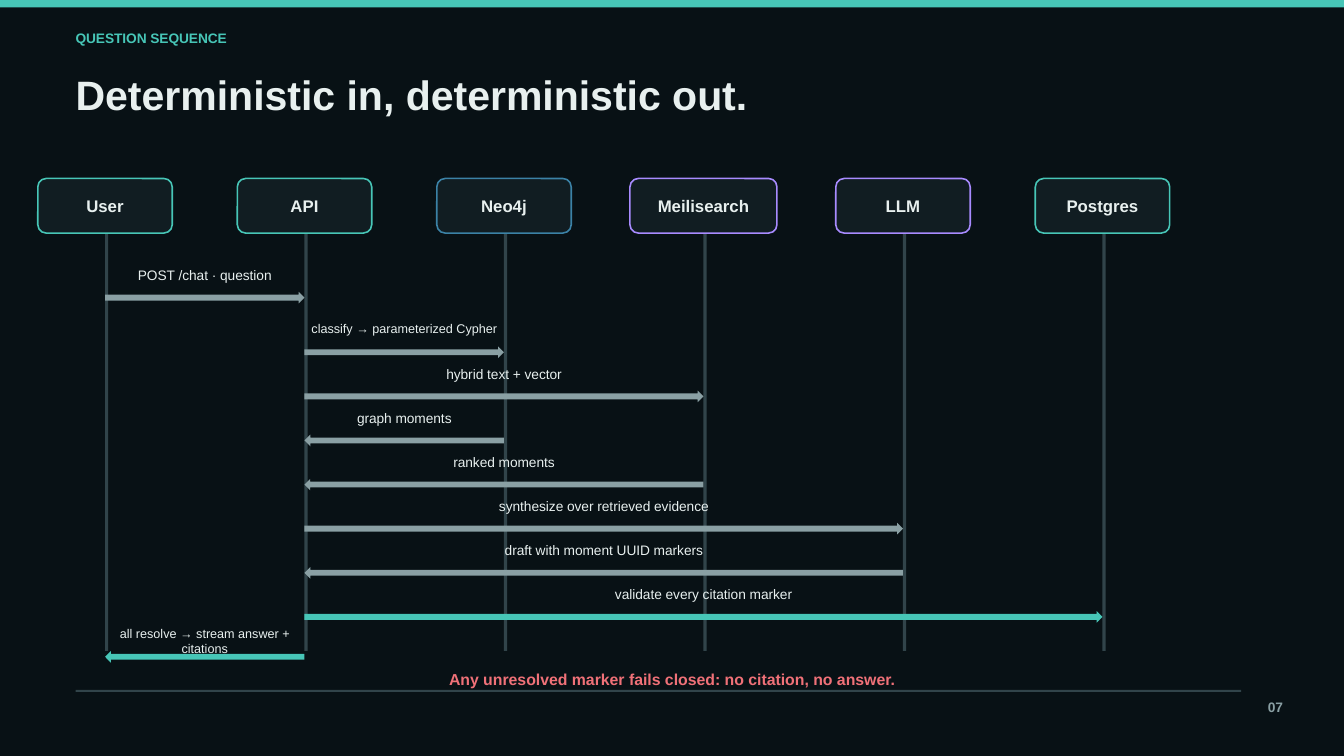
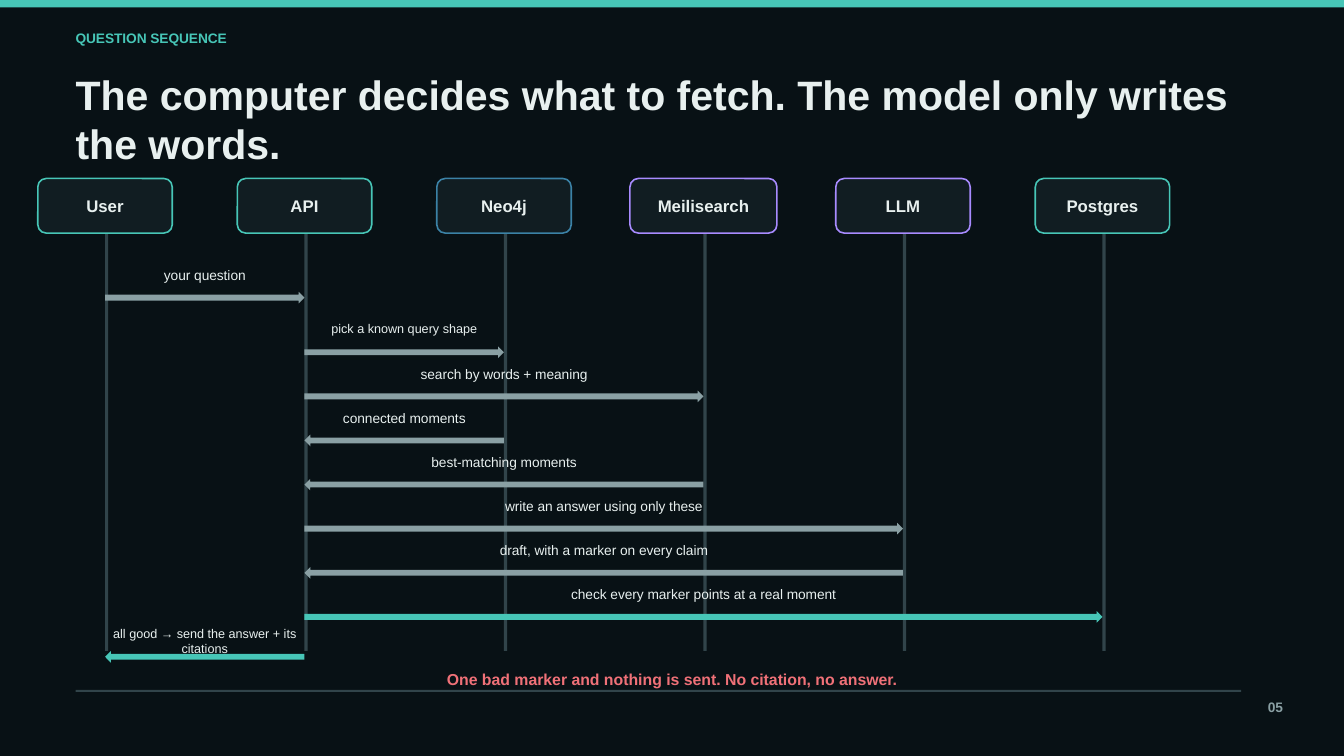
Before and after one commit to tgoeke/july-2026-ai-americas-cohort-meetingminer, a slide deck: slide 5 of docs/MeetingMiner-15-minute-capstone.pptx (slide 7 before the commit). Drawn at 1344x756 pixels with LibreOffice and Linux fonts; fonts in the diff are those of the drawing. Boxes give left, top, right and bottom in pixels: in the first picture for what was removed or moved away, otherwise in the second. Text is boxed around its words. In the diff, an @@ line names an element or a change of style, - is before the commit and + after.

```diff
--- a/docs/MeetingMiner-15-minute-capstone.pptx
+++ b/docs/MeetingMiner-15-minute-capstone.pptx
@@ text at box(76, 80, 1228, 160): text changed @@
-Deterministic in, deterministic out.
+The computer decides what to fetch. The model only writes the words.
@@ text at box(164, 270, 246, 283): text changed @@
-POST /chat · question
+your question
@@ text at box(331, 324, 477, 336): text changed @@
-classify → parameterized Cypher
+pick a known query shape
@@ text at box(421, 368, 587, 382): text changed @@
-hybrid text + vector
+search by words + meaning
@@ text at box(343, 413, 466, 423): text changed @@
-graph moments
+connected moments
@@ text at box(431, 456, 577, 470): text changed @@
-ranked moments
+best-matching moments
@@ text at box(505, 500, 702, 514): text changed @@
-synthesize over retrieved evidence
+write an answer using only these
@@ text at box(500, 544, 708, 558): text changed @@
-draft with moment UUID markers
+draft, with a marker on every claim
@@ text at box(571, 588, 836, 602): text changed @@
-validate every citation marker
+check every marker points at a real moment
@@ text at box(113, 629, 297, 656): text changed @@
-all resolve → stream answer + citations
+all good → send the answer + its citations
@@ text at box(447, 673, 897, 689): text changed @@
-Any unresolved marker fails closed: no citation, no answer.
+One bad marker and nothing is sent. No citation, no answer.
@@ text at box(1268, 702, 1283, 712): text changed @@
-07
+05
```
Also in this commit, not shown: 10 other slides changed, 1 slide added, 3 slides removed.
